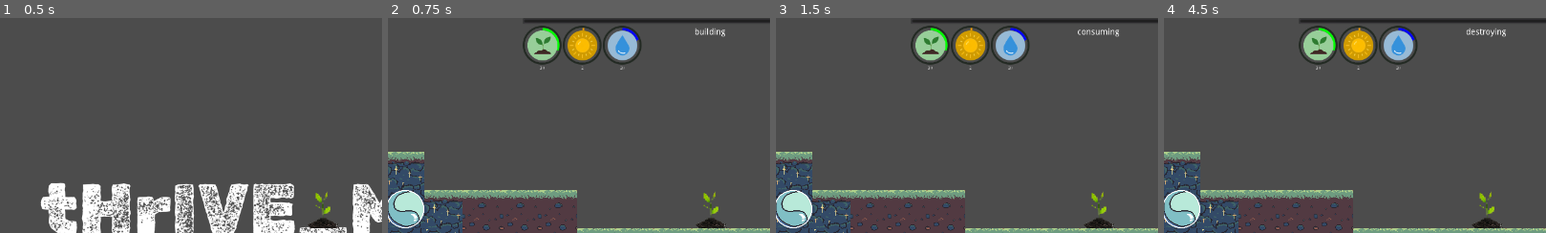
Above: before the commit, frames 1-4 (left to right).
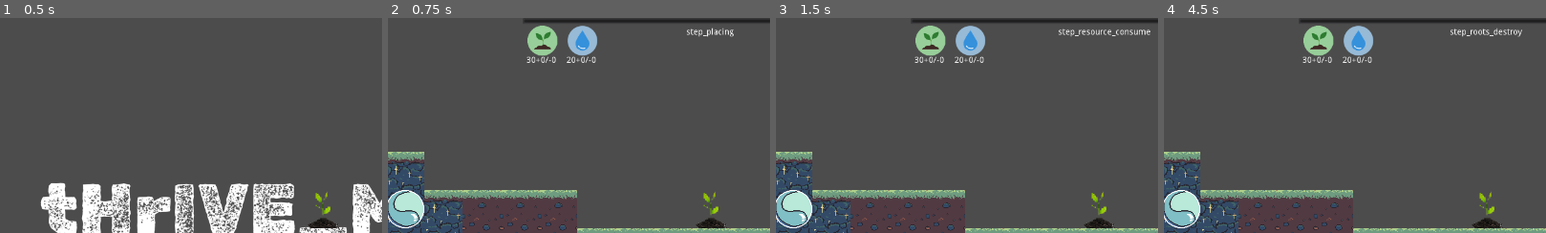
Above: after the commit, the same moments.

Repository: Gouellie/Roots
Game: Godot game, scene res://src/screens/main_menu.tscn
The game is run twice, just before and just after one commit, with the same random seed, the same clock (stepped at 60 frames per second) and the same inputs.
Inputs:
- Up to frame 1 (0.5 s): no input
- Up to frame 2 (0.75 s): click "NEW GAME" at 0.5 s
- Up to frame 3 (1.5 s): click "End Turn" at 1.25 s
- Up to frame 4 (4.5 s): click "DRAW" at 2 s; click "End Turn" at 2.75 s; click "DRAW" at 3.5 s; click "End Turn" at 4.25 s
The pictures show only the part of the screen within x 8-58%, y 6-56%; the shares and areas given below are measured in that part.

Frame 1 is identical in both runs. In frame 2, 3.8% of the frame differs, in the area x 35-91%, y 3-24%; in frame 3, 3.9%; in frame 4, 3.9%, in the area x 35-94%, y 3-24%.

Commit message:
added preview income/costing UI

Diff:
--- a/project.godot
+++ b/project.godot
@@ -53,6 +53,11 @@
 "class": "Plant",
 "language": "GDScript",
 "path": "res://src/scenes/librairies/plants/plant.gd"
+}, {
+"base": "Node2D",
+"class": "PlayerResourceManager",
+"language": "GDScript",
+"path": "res://src/scenes/resources/player_resource_manager.gd"
 }, {
 "base": "ResourceResolveBehavior",
 "class": "ProducerResolveBehavior",
@@ -139,6 +144,7 @@
 "HarvestableWater": "",
 "Ingredient": "",
 "Plant": "",
+"PlayerResourceManager": "",
 "ProducerResolveBehavior": "",
 "ResolveBehavior": "",
 "ResourceContainer": "",
--- a/src/autoload/events.gd
+++ b/src/autoload/events.gd
@@ -26,3 +26,6 @@
 
 # warning-ignore:unused_signal
 signal init_entity_manager(_entity_manager)
+
+# warning-ignore:unused_signal
+signal init_turn_manager(_turn_manager)
--- a/src/autoload/globals.gd
+++ b/src/autoload/globals.gd
@@ -1,16 +1,21 @@
 extends Node
 
-var player_resource_manager : ResourceManager
+var player_resource_manager : PlayerResourceManager
 var entity_manager : EntityManager
+var turn_manager : TurnManager
 
 func _init():
 	Events.connect("init_player_resource_manager", self, "on_player_resource_manager_init")
 	Events.connect("init_entity_manager", self, "on_entity_manager_init")
+	Events.connect("init_turn_manager", self, "on_turn_manager_init")
 
-func on_player_resource_manager_init(_resource_manager):
-	player_resource_manager = _resource_manager as ResourceManager
+func on_player_resource_manager_init(_player_resource_manager):
+	player_resource_manager = _player_resource_manager as PlayerResourceManager
 
 func on_entity_manager_init(_entity_manager):
 	entity_manager = _entity_manager as EntityManager
 
+func on_turn_manager_init(_turn_manager):
+	turn_manager = _turn_manager as TurnManager
+
 const CYCLE_LENGTH :int= 12
--- a/src/autoload/turns.gd
+++ b/src/autoload/turns.gd
@@ -23,7 +23,7 @@
 signal step_placing()
 
 # warning-ignore:unused_signal
-signal step_resource_receive()
+signal step_resource_produce()
 
 # warning-ignore:unused_signal
 signal step_resource_consume()
@@ -40,8 +40,19 @@
 # warning-ignore:unused_signal
 signal step_condition_lose()
 
+enum STEP_ORDER {
+	resources_produce = 1,
+	placing = 2,
+	resources_consume = 3,
+	roots_sever = 4,
+	roots_destroy = 5,
+	condition_win = 6,
+	condition_lose = 7,
+}
+
+# careful when renaming, it's using the "VALUE" to find the corresponding signal
 const step_order = {
-	1: "step_resource_receive",
+	1: "step_resource_produce",
 	2: "step_placing",
 	3: "step_resource_consume",
 	4: "step_roots_sever",
@@ -49,13 +60,3 @@
 	6: "step_condition_win",
 	7: "step_condition_lose",
 }
-
-const step_names = {
-	1: "producing",
-	2: "building",
-	3: "consuming",
-	4: "severing",
-	5: "destroying",
-	6: "win?",
-	7: "lose?",
-}
--- a/src/scenes/resources/player_resource_manager.gd
+++ b/src/scenes/resources/player_resource_manager.gd
@@ -1,6 +1,73 @@
 extends Node2D
+class_name PlayerResourceManager
 
-onready var resource_manager = $ResourceManager
+onready var resource_manager = $ResourceManager setget , get_resource_manager
+
+func get_resource_manager() -> ResourceManager:
+	return resource_manager as ResourceManager
 
 func _ready():
-	Events.emit_signal("init_player_resource_manager", resource_manager)
+	Events.emit_signal("init_player_resource_manager", self)
+
+func get_consumption_amount_by_resource(identifier : String) -> int:
+	var _d : Dictionary = get_consumption_amount()
+	if _d.has(identifier):
+		return _d[identifier]
+	return 0
+
+func get_consumption_amount() -> Dictionary:
+	var _d : Dictionary = {}
+	var _resolvers = Globals.turn_manager.step_resolvers as Dictionary
+	if _resolvers == null:
+		return _d
+
+	if _resolvers.has(Turns.STEP_ORDER.resources_consume):
+		var _consumers = _resolvers[Turns.STEP_ORDER.resources_consume]
+		for _c in _consumers:
+			if is_instance_valid(_c) == false || _c.is_queued_for_deletion():
+				continue
+
+			var _c_resolver : StepResolver = _c as StepResolver
+			if _c_resolver == null:
+				continue
+
+			for _rb in _c_resolver.resolve_behavior:
+				if _rb is ConsumerResolveBehavior:
+					var _c_behav = _rb as ConsumerResolveBehavior
+					if _d.has(_c_behav.identifier):
+						_d[_c_behav.identifier] += _c_behav.amount
+					else:
+						_d[_c_behav.identifier] = _c_behav.amount
+
+	return _d
+
+func get_production_amount_by_resource(identifier : String) -> int:
+	var _d : Dictionary = get_production_amount()
+	if _d.has(identifier):
+		return _d[identifier]
+	return 0
+
+func get_production_amount() -> Dictionary:
+	var _d : Dictionary = {}
+	var _resolvers = Globals.turn_manager.step_resolvers as Dictionary
+	if _resolvers == null:
+		return _d
+
+	if _resolvers.has(Turns.STEP_ORDER.resources_produce):
+		var _consumers = _resolvers[Turns.STEP_ORDER.resources_produce]
+		for _c in _consumers:
+			if is_instance_valid(_c) == false || _c.is_queued_for_deletion():
+				continue
+
+			var _c_resolver : StepResolver = _c as StepResolver
+			if _c_resolver == null:
+				continue
+			for _rb in _c_resolver.resolve_behavior:
+				if _rb is ProducerResolveBehavior:
+					var _c_behav = _rb as ProducerResolveBehavior
+					if _d.has(_c_behav.identifier):
+						_d[_c_behav.identifier] += _c_behav.get_amount()
+					else:
+						_d[_c_behav.identifier] = _c_behav.get_amount()
+
+	return _d
--- a/src/scripts/turns/turn_manager.gd
+++ b/src/scripts/turns/turn_manager.gd
@@ -10,6 +10,9 @@
 var step : int = 1
 var step_resolvers = {}
 var time_remaining : float = Turns.time_per_turn setget set_time_remaining, get_time_remaining
+
+func _init():
+	Events.emit_signal("init_turn_manager", self)
 
 func set_time_remaining(_value : float):
 	time_remaining = _value
--- a/src/ui/player_resource_gauge_manager.gd
+++ b/src/ui/player_resource_gauge_manager.gd
@@ -1,15 +1,19 @@
 extends HBoxContainer
 
 var resource_gauge : PackedScene = load("res://src/ui/resource_gauge.tscn")
+export (Array)var visible_resources : Array = ["water", "soil"]
 
 func _ready():
 	if Globals.player_resource_manager == null:
 		Log.log_error(1, "No valid Player Resource Manager was found. No Gauges created.")
 		return
 
-	for _rsc in Globals.player_resource_manager.get_all_resources():
-		var _node : ResourceNode = Globals.player_resource_manager.get_resource(_rsc) as ResourceNode
+	for _rsc in Globals.player_resource_manager.get_resource_manager().get_all_resources():
+		var _node : ResourceNode = Globals.player_resource_manager.get_resource_manager().get_resource(_rsc) as ResourceNode
 		if _node == null:
+			continue
+
+		if visible_resources.has(_node.identifier) == false:
 			continue
 
 		var _instance = resource_gauge.instance()
--- a/src/ui/resource_gauge.tscn
+++ b/src/ui/resource_gauge.tscn
@@ -1,7 +1,6 @@
-[gd_scene load_steps=4 format=2]
+[gd_scene load_steps=3 format=2]
 
-[ext_resource path="res://assets/GUI/progressbar_radial_bg.png" type="Texture" id=2]
-[ext_resource path="res://assets/GUI/progressbar_radial_fill.png" type="Texture" id=3]
+[ext_resource path="res://assets/GUI/icons/icon_soil.png" type="Texture" id=1]
 [ext_resource path="res://src/ui/scripts/resource_gauge.gd" type="Script" id=4]
 
 [node name="ResourceGauge" type="Control"]
@@ -23,27 +22,18 @@
 
 [node name="CenterContainer" type="CenterContainer" parent="Margin/VBoxContainer"]
 margin_right = 130.0
-margin_bottom = 130.0
-
-[node name="Gauge" type="TextureProgress" parent="Margin/VBoxContainer/CenterContainer"]
-margin_right = 130.0
-margin_bottom = 130.0
-value = 50.0
-texture_under = ExtResource( 2 )
-texture_progress = ExtResource( 3 )
-fill_mode = 4
-tint_under = Color( 0.541176, 0.658824, 0.552941, 1 )
-tint_progress = Color( 0, 0, 0, 1 )
+margin_bottom = 100.0
 
 [node name="TextureRect" type="TextureRect" parent="Margin/VBoxContainer/CenterContainer"]
-margin_left = 65.0
-margin_top = 65.0
-margin_right = 65.0
-margin_bottom = 65.0
+margin_left = 15.0
+margin_right = 115.0
+margin_bottom = 100.0
+texture = ExtResource( 1 )
 
-[node name="Amount" type="Label" parent="Margin/VBoxContainer"]
-margin_top = 134.0
-margin_right = 130.0
-margin_bottom = 148.0
+[node name="Amount" type="Label" parent="."]
+margin_top = 102.0
+margin_right = 63.0
+margin_bottom = 124.0
+rect_scale = Vector2( 2, 2 )
 text = "NAN"
 align = 1
--- a/src/ui/scripts/resource_gauge.gd
+++ b/src/ui/scripts/resource_gauge.gd
@@ -1,11 +1,16 @@
 tool
 extends Control
 
+onready var texture_rect : TextureRect = $Margin/VBoxContainer/CenterContainer/TextureRect
+onready var amount_label : Label = $Amount
+
 var resource_node : ResourceNode = null setget set_resource_node
+var update_frequency : float = 1.0
+var update_timer : float = 0.0
+var display_string : String = "%s+%s/-%s"
 
-onready var texture_rect : TextureRect = $Margin/VBoxContainer/CenterContainer/TextureRect
-onready var texture_progress : TextureProgress = $Margin/VBoxContainer/CenterContainer/Gauge
-onready var amount_label : Label = $Margin/VBoxContainer/Amount
+func _ready():
+	Events.connect("tile_placed", self, "on_tile_placed")
 
 func set_resource_node(_resource_node:ResourceNode):
 	resource_node = _resource_node
@@ -18,14 +23,23 @@
 		if _icon:
 			texture_rect.texture = _icon
 
-	if texture_progress:
-		var _color = Resources.resource_color[resource_node.identifier] as Color
-		if _color:
-			texture_progress.tint_progress = _color
+func on_tile_placed(_tile):
+	_update_values()
 
 func on_node_updated():
+	_update_values()
+
+func _process(_delta):
+	update_timer += _delta
+	if update_timer >= update_frequency:
+		update_timer = 0
+		_update_values()
+
+#var display_string : String = "{current}/+{increase}/-{decrease}"
+func _update_values():
+	update_timer = 0
 	if resource_node:
-		amount_label.text = String(resource_node.value)
-		texture_progress.min_value = resource_node.min_value
-		texture_progress.max_value = resource_node.max_value
-		texture_progress.value = resource_node.value
+		var _current_value = String(resource_node.value)
+		var _prod_amount = String(Globals.player_resource_manager.get_production_amount_by_resource(resource_node.identifier))
+		var _cons_amount = String(Globals.player_resource_manager.get_consumption_amount_by_resource(resource_node.identifier))
+		amount_label.text = display_string % [_current_value, _prod_amount, _cons_amount]
--- a/src/ui/turns/resolve_behavior_base.gd
+++ b/src/ui/turns/resolve_behavior_base.gd
@@ -3,6 +3,9 @@
 
 var resolve_step : int = 1
 
+func _ready():
+	Turns.resolve_behaviors.append(self)
+
 func _execute_resolve_behavior():
 	# intended to be overridden
 	pass
--- a/src/ui/turns/resolve_behaviors/resolve_behavior_consume_resource.gd
+++ b/src/ui/turns/resolve_behaviors/resolve_behavior_consume_resource.gd
@@ -3,7 +3,7 @@
 
 func _init():
 	._init()
-	resolve_step = 3
+	resolve_step = Turns.STEP_ORDER.resources_consume
 
 func _execute_resolve_behavior():
-	Globals.player_resource_manager.deduct_from_resource(identifier, amount)
+	Globals.player_resource_manager.get_resource_manager().deduct_from_resource(identifier, amount)
--- a/src/ui/turns/resolve_behaviors/resolve_behavior_produce_resource.gd
+++ b/src/ui/turns/resolve_behaviors/resolve_behavior_produce_resource.gd
@@ -5,14 +5,26 @@
 
 func _init():
 	._init()
-	resolve_step = 2
+	resolve_step = Turns.STEP_ORDER.resources_produce
 
-func _execute_resolve_behavior():
+func get_amount() -> int:
+	if _should_yield_amount():
+		return amount
+
+	return 0
+
+func _should_yield_amount() -> bool:
 	if produce_when_harvesting:
 		var _h : Harvestable = get_parent() as Harvestable
 		if _h == null:
-			return
+			return false
 		if _h.is_harvesting() == false:
-			return
+			return false
 
-	Globals.player_resource_manager.add_to_resource(identifier, amount)
+	return true
+
+func _execute_resolve_behavior():
+	if _should_yield_amount() == false:
+		return
+
+	Globals.player_resource_manager.get_resource_manager().add_to_resource(identifier, amount)
--- a/src/ui/turns/turn_panel.gd
+++ b/src/ui/turns/turn_panel.gd
@@ -26,7 +26,7 @@
 	time_remaining_bar.min_value = 0
 	time_remaining_bar.max_value = Turns.time_per_turn
 
-	step_label.text = String(Turns.step_names[turn_manager.step])
+	step_label.text = String(Turns.step_order[turn_manager.step])
 	turn_label.text = String(turn_manager.turn)
 
 func on_turn_manager_initialized(_turn_manager):
@@ -34,7 +34,7 @@
 	turn_manager.connect("time_remaining_changed", self, "on_time_remaining_changed")
 
 func on_step_next(_step):
-	step_label.text = String(Turns.step_names[_step])
+	step_label.text = String(Turns.step_order[_step])
 
 func on_turn_next(_turn):
 	turn_label.text = String(_turn)
--- a/src/ui/turns/turn_step_resolver.gd
+++ b/src/ui/turns/turn_step_resolver.gd
@@ -2,7 +2,19 @@
 class_name StepResolver
 
 var owner_node2d : Node2D
-var resolve_behavior : Array = []
+var resolve_behavior : Array = [] setget set_resolve_behavior, get_resolve_behavior
+
+func set_resolve_behavior(var _value : Array):
+	resolve_behavior = _value
+
+func get_resolve_behavior() -> Array:
+	var _result : Array = []
+	for _rb in resolve_behavior:
+		if is_instance_valid(_rb):
+			_result.append(_rb)
+
+	resolve_behavior = _result
+	return _result
 
 func ready(_node : Node2D):
 	owner_node2d = _node
